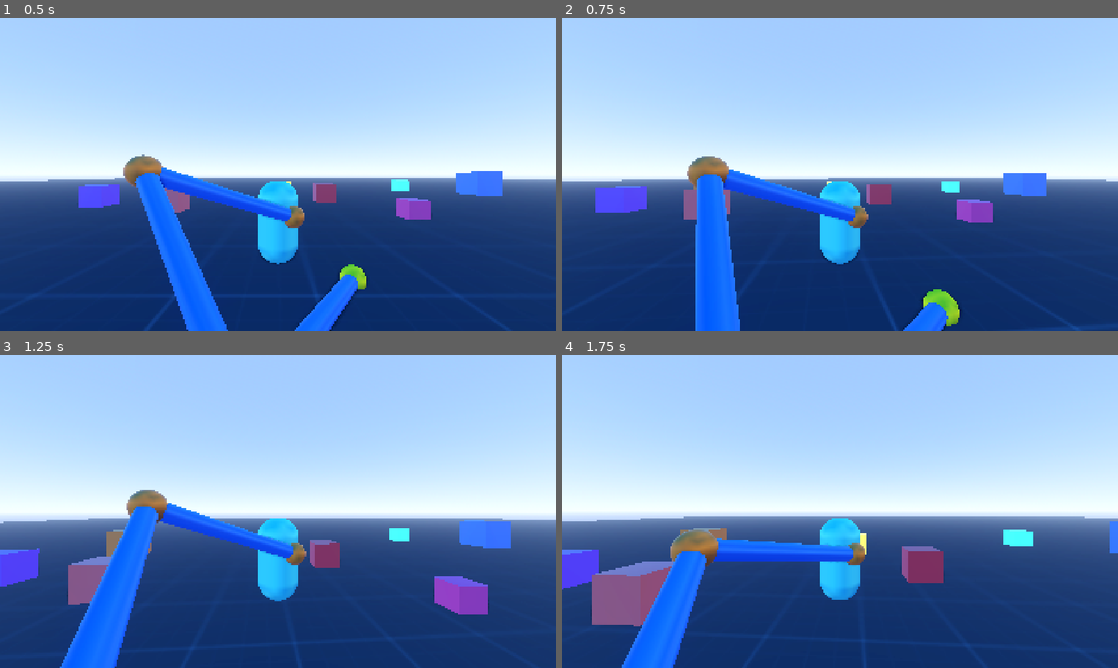
Above: before the commit, frames 1-4 (two rows, left to right).
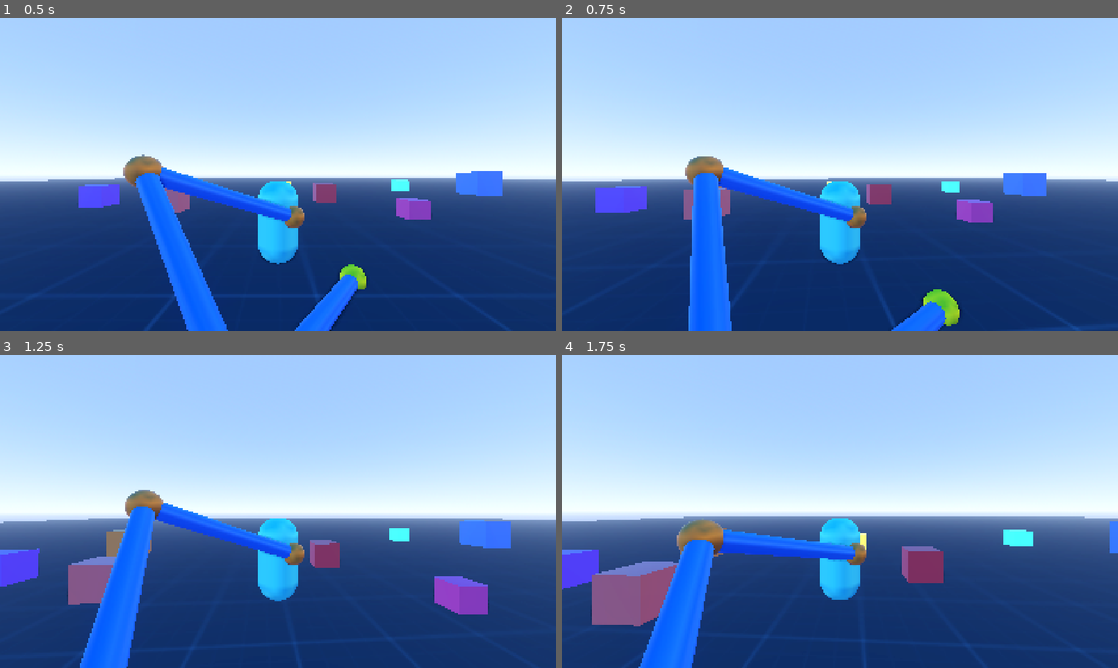
Above: after the commit, the same moments.

Repository: lliamsymonds04/doc-oc
Game: Godot game, scene res://main.tscn
Same seed, same stepped clock (60 frames per second), same inputs: the game is played once before the commit and once after it.
Inputs (mouse positions are in pixels of both pictures, inside the frame that each line leads up to):
- Up to frame 1 (0.5 s): no input
- Up to frame 2 (0.75 s): tap Enter at 0.5 s; move the mouse to (867, 174) at 0.52 s; hold W (forward) from 0.53 s (still down)
- Up to frame 3 (1.25 s): keep holding W (forward); tap Space (jump) at 0.77 s
- Up to frame 4 (1.75 s): keep holding W (forward); move the mouse to (812, 511) at 1.27 s; tap Space (jump) at 1.52 s

Frame 1 is identical in both runs. In frame 2, 1.6% of the frame differs, in the area x 22-70%, y 44-100%; in frame 3, 1.7%; in frame 4, 3.6%, in the area x 10-55%, y 52-100%.

Commit message:
feat: player rotates with camera

Diff:
--- a/systems/player/player.tscn
+++ b/systems/player/player.tscn
@@ -14,12 +14,18 @@
 [node name="Player" type="CharacterBody3D" unique_id=1831706131 node_paths=PackedStringArray("arm_mounts")]
 collision_layer = 2
 script = ExtResource("1_ktl23")
-arm_mounts = [NodePath("Arm")]
+arm_mounts = [NodePath("Hitbox/Arm")]
 arm_scene = ExtResource("2_fqfg4")
 
 [node name="Hitbox" type="CollisionShape3D" parent="." unique_id=1899741163]
 transform = Transform3D(1, 0, 0, 0, 1, 0, 0, 0, 1, 0, 0.99949986, 0)
 shape = SubResource("CapsuleShape3D_m2c1y")
+
+[node name="Arm" type="Marker3D" parent="Hitbox" unique_id=634293142]
+transform = Transform3D(1, 0, 0, 0, 1, 0, 0, 0, 1, 0.3531066, 0.18764907, 0.37650687)
+
+[node name="Target" type="Node3D" parent="Hitbox/Arm" unique_id=1807086582]
+transform = Transform3D(1, 0, 0, 0, 1, 0, 0, 0, 1, 1.1221828, -1.0896435, 0.6019857)
 
 [node name="MeshInstance3D" type="MeshInstance3D" parent="." unique_id=1008928997]
 transform = Transform3D(1, 0, 0, 0, 1, 0, 0, 0, 1, 0, 1.0040846, 0)
@@ -33,9 +39,3 @@
 sensitivity = 0.04
 
 [node name="Camera3D" type="Camera3D" parent="SpringArm3D" unique_id=1441241849]
-
-[node name="Arm" type="Marker3D" parent="." unique_id=634293142]
-transform = Transform3D(1, 0, 0, 0, 1, 0, 0, 0, 1, 0.3531066, 1.1871489, 0.37650687)
-
-[node name="Target" type="Node3D" parent="Arm" unique_id=1807086582]
-transform = Transform3D(1, 0, 0, 0, 1, 0, 0, 0, 1, 1.1221828, -1.0896435, 0.6019857)
--- a/systems/player/player_controller.gd
+++ b/systems/player/player_controller.gd
@@ -26,6 +26,12 @@
 		arms.append(arm)
 
 func _physics_process(delta: float) -> void:
+	# Transfer the camera's horizontal rotation to the player. The spring arm is
+	# a child of the player, so clear its local yaw afterward to avoid compounding
+	# the rotation every frame. Its pitch remains independent for camera aiming.
+	rotation.y = spring_arm.global_rotation.y
+	spring_arm.rotation.y = 0.0
+
 	# Add the gravity.
 	if not is_on_floor():
 		velocity += get_gravity() * delta
@@ -38,7 +44,7 @@
 	var input_dir := Input.get_vector("left", "right", "forward", "back")
 
 	# rotation.y is in radians, and sin()/cos() expect radians.
-	var cam_yaw := spring_arm.rotation.y
+	var cam_yaw := rotation.y
 	var forward := Vector3(-sin(cam_yaw), 0, -cos(cam_yaw))
 	var right := Vector3(cos(cam_yaw), 0, -sin(cam_yaw))
 
Not shown: 1 places in systems/player/player.tscn that only renumber resources
